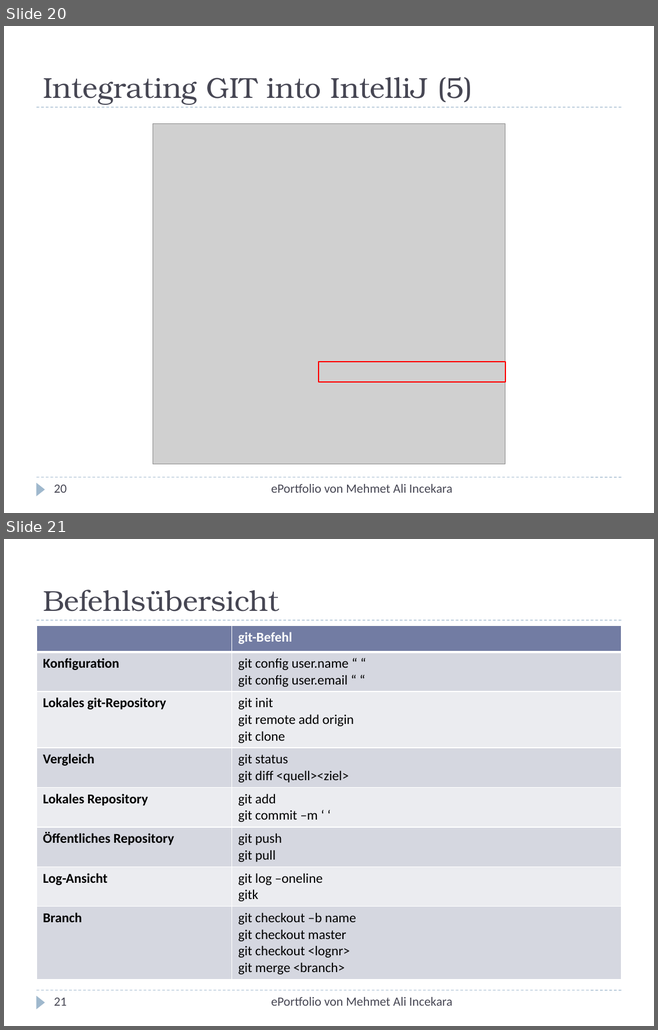
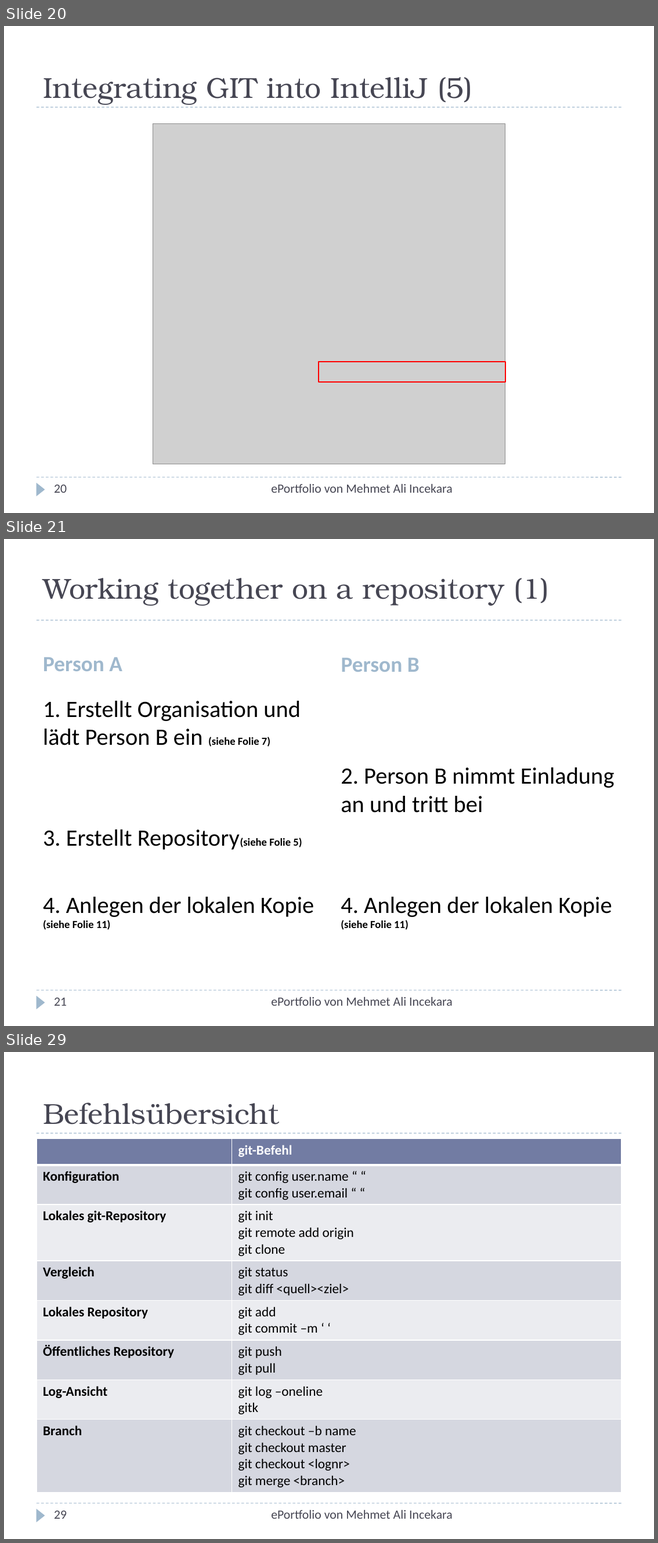
Before and after one commit to xnappy/ePortfolio, a slide deck: Tutorial.pptx. Shown one above the other, each under a label of ours: slides 20 and 21 before the commit, slides 20, 21 and 29 after it; the slides between them are not shown. The pictures are 658x1030 and 658x1543 pixels, drawn with LibreOffice and Linux fonts; fonts in the diff are those of the drawing; grey boxes stand for pictures. Boxes give left, top, right and bottom in pixels: in the first picture for what was removed or moved away, otherwise in the second. Text is boxed around its words. In the diff, an @@ line names an element or a change of style, - is before the commit and + after.

```diff
--- a/Tutorial.pptx
+++ b/Tutorial.pptx
@@ slide 21 added at [4,539,654,1026], background #FFFFFF; not listed: 3 template elements that a slide beside it also shows @@
@@ title added at [43,578,549,606], 32 pt, text #464653 @@
+Working together on a repository (1)
@@ text added at [43,657,122,671], 24 pt, text #9FB8CD, bold @@
+Person A
@@ text added at [341,658,419,672], 24 pt, text #9FB8CD, bold @@
+Person B
@@ text added at [43,701,314,930], 26 pt, text #000000 @@
+1. Erstellt Organisation und lädt Person B ein (siehe Folie 7)
+3. Erstellt Repository(siehe Folie 5)
+4. Anlegen der lokalen Kopie
+(siehe Folie 11)
@@ text added at [340,768,614,930], 26 pt, text #000000 @@
+2. Person B nimmt Einladung an und tritt bei
+4. Anlegen der lokalen Kopie
+(siehe Folie 11)
@@ page number added at [54,998,67,1006], 14 pt, text #464653 @@
+21
@@ text added at [271,997,452,1006], 14 pt, text #464653 @@
+ePortfolio von Mehmet Ali Incekara
@@ what was slide 21 is now slide 29 @@
@@ page number at [54,1511,67,1519]: text changed @@
-21
+29
```
Also in this commit, not shown: 1 slide changed, 7 other slides added, 1 other file.
